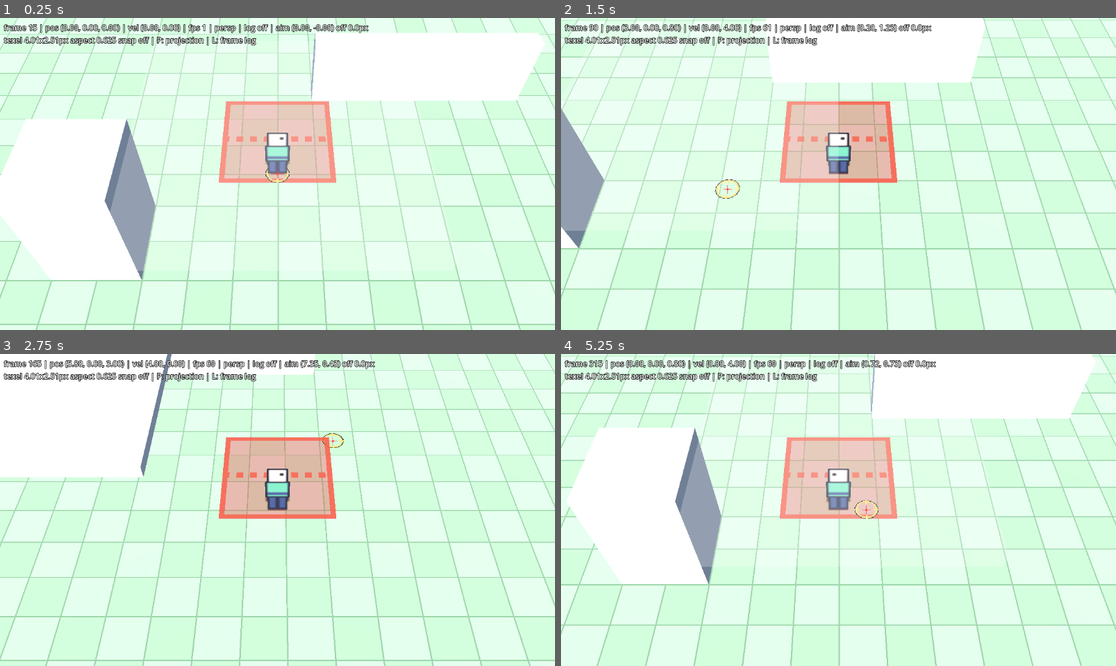
Above: before the commit, frames 1-4 (two rows, left to right).
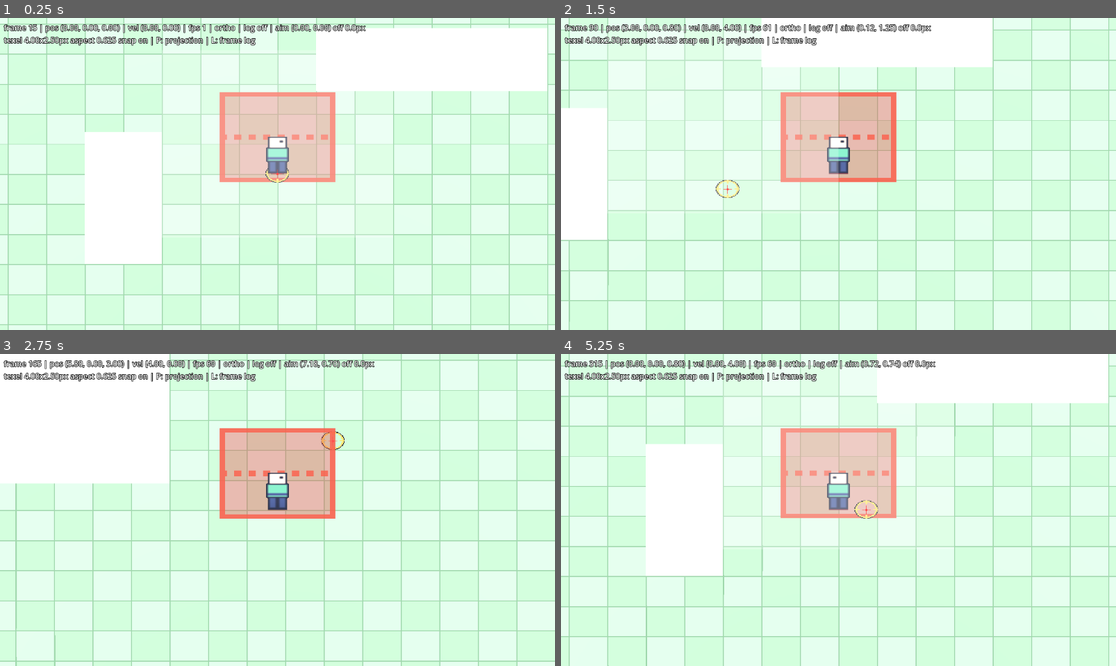
Above: after the commit, the same moments.

Repository: Duzng510/hd2d-adventure
Game: Godot game, scene res://scenes/phase_a/phase_a_playground.tscn
Two runs of this game, one before a commit and one after it. Both use one fixed random seed, a clock stepped at 60 frames per second and the inputs below.
Inputs (mouse positions are in pixels of both pictures, inside the frame that each line leads up to):
- Up to frame 1 (0.25 s): no input
- Up to frame 2 (1.5 s): tap Enter at 0.5 s; move the mouse to (960, 158) at 0.52 s; hold D (move_right) 0.53-1.28 s; move the mouse to (727, 189) at 1.27 s; hold S (move_down) from 1.28 s (still down)
- Up to frame 3 (2.75 s): move the mouse to (333, 441) at 2.02 s; release S (move_down) at 2.03 s; hold D (move_right) from 2.03 s (still down)
- Up to frame 4 (5.25 s): move the mouse to (810, 572) at 2.77 s; release D (move_right) at 2.78 s; hold W (move_up) 2.78-3.53 s; move the mouse to (1005, 556) at 3.52 s; hold A (move_left) 3.53-5.03 s; move the mouse to (672, 463) at 4.27 s; move the mouse to (866, 510) at 5.02 s; hold S (move_down) from 5.03 s (still down)

The runs differ from the first frame. In frame 1, 22% of the frame differs, in the area x 0-100%, y 0-100%; in frame 2, 17%; in frame 3, 14%; in frame 4, 21%.

Commit message:
T-007 Lock pixel grid with ortho scale 4, camera snap and sprite snap
- D-007/D-008 Accepted per user choice "Ortho + giu FIXED_Y": ortho
  texel_scale 4 derives size from viewport height; FIXED_Y kept, texel
  law amended to fixed density 4.000x2.499 px (aspect 0.6247).
- Camera snaps to whole pixels with a fixed basis; sprite gets a
  visual-only snap (logic position continuous), camera settles first
  via process_priority = -1.
- Capture metric corrected to measure the snapped sprite position, not
  the logic origin; mask now centered on sprite (covers reticle).
- Evidence: anchor_dev = sprite_dev = 0.0000, residual 0 px with full
  package; nosnap controls still crawl (fail-first preserved).
- Validation: L1 x3 exit 0; L2 exit 0; L3 test_pixel_grid exit 0
  (negative fixture exit 1); capture 7 configs exit 0; images reviewed.

Diff:
--- /dev/null
+++ b/docs/phase-a/evidence/pixel_t007/pixel_log.csv
@@ -0,0 +1,169 @@
+config,frame,ppu,texel_w,texel_h,aspect,engine_texel_w,anchor_fx,anchor_fy,sprite_fx,sprite_fy,cam_x,cam_z
+persp_nosnap,0,89.1576,4.4579,2.7848,0.6247,4.0618,0.9792,0.1363,0.0000,0.1580,0.0667,8.0000
+persp_nosnap,1,89.1576,4.4579,2.7848,0.6247,4.0616,0.5638,0.1363,0.0000,0.1580,0.1333,8.0000
+persp_nosnap,2,89.1576,4.4579,2.7848,0.6247,4.0616,0.1483,0.1363,0.0000,0.1580,0.2000,8.0000
+persp_nosnap,3,89.1576,4.4579,2.7848,0.6247,4.0616,0.7328,0.1363,0.0000,0.1580,0.2667,8.0000
+persp_nosnap,4,89.1576,4.4579,2.7848,0.6247,4.0616,0.3173,0.1363,0.0000,0.1580,0.3333,8.0000
+persp_nosnap,5,89.1576,4.4579,2.7848,0.6247,4.0616,0.9017,0.1363,0.0000,0.1580,0.4000,8.0000
+persp_nosnap,6,89.1576,4.4579,2.7848,0.6247,4.0616,0.4863,0.1363,0.0000,0.1580,0.4667,8.0000
+persp_nosnap,7,89.1576,4.4579,2.7848,0.6247,4.0616,0.0708,0.1363,0.0000,0.1580,0.5333,8.0000
+persp_nosnap,8,89.1576,4.4579,2.7848,0.6247,4.0618,0.6553,0.1363,0.0000,0.1580,0.6000,8.0000
+persp_nosnap,9,89.1576,4.4579,2.7848,0.6247,4.0615,0.2399,0.1363,0.0000,0.1580,0.6667,8.0000
+persp_nosnap,10,89.1576,4.4579,2.7848,0.6247,4.0616,0.8243,0.1363,0.0000,0.1580,0.7333,8.0000
+persp_nosnap,11,89.1576,4.4579,2.7848,0.6247,4.0616,0.4088,0.1363,0.0000,0.1580,0.8000,8.0000
+persp_nosnap,12,89.1576,4.4579,2.7848,0.6247,4.0616,0.9933,0.1363,0.0000,0.1580,0.8667,8.0000
+persp_nosnap,13,89.1576,4.4579,2.7848,0.6247,4.0615,0.5779,0.1363,0.0000,0.1580,0.9333,8.0000
+persp_nosnap,14,89.1576,4.4579,2.7848,0.6247,4.0616,0.1624,0.1363,0.0000,0.1580,1.0000,8.0000
+persp_nosnap,15,89.1576,4.4579,2.7848,0.6247,4.0616,0.7468,0.1363,0.0000,0.1580,1.0667,8.0000
+persp_nosnap,16,89.1576,4.4579,2.7848,0.6247,4.0616,0.3313,0.1363,0.0000,0.1580,1.1333,8.0000
+persp_nosnap,17,89.1576,4.4579,2.7848,0.6247,4.0616,0.9158,0.1363,0.0000,0.1580,1.2000,8.0000
+persp_nosnap,18,89.1576,4.4579,2.7848,0.6247,4.0615,0.5004,0.1363,0.0000,0.1580,1.2667,8.0000
+persp_nosnap,19,89.1576,4.4579,2.7848,0.6247,4.0616,0.0848,0.1363,0.0000,0.1580,1.3333,8.0000
+persp_nosnap,20,89.1576,4.4579,2.7848,0.6247,4.0616,0.6693,0.1363,0.0000,0.1580,1.4000,8.0000
+persp_nosnap,21,89.1576,4.4579,2.7848,0.6247,4.0616,0.2538,0.1363,0.0000,0.1580,1.4667,8.0000
+persp_nosnap,22,89.1576,4.4579,2.7848,0.6247,4.0616,0.8383,0.1363,0.0000,0.1580,1.5333,8.0000
+persp_nosnap,23,89.1576,4.4579,2.7848,0.6247,4.0616,0.4229,0.1363,0.0000,0.1580,1.6000,8.0000
+persp_snap,0,89.1576,4.4579,2.7848,0.6247,4.0616,0.9281,0.1362,0.9410,0.1580,0.0673,8.0000
+persp_snap,1,89.1576,4.4579,2.7848,0.6247,4.0616,0.4615,0.1362,0.8819,0.1580,0.1346,8.0000
+persp_snap,2,89.1576,4.4579,2.7848,0.6247,4.0616,0.9949,0.1362,0.8229,0.1580,0.2019,8.0000
+persp_snap,3,89.1576,4.4579,2.7848,0.6247,4.0615,0.5282,0.1362,0.7639,0.1580,0.2692,8.0000
+persp_snap,4,89.1576,4.4579,2.7848,0.6247,4.0616,0.0615,0.1362,0.7048,0.1580,0.3365,8.0000
+persp_snap,5,89.1576,4.4579,2.7848,0.6247,4.0616,0.5948,0.1362,0.6458,0.1580,0.4038,8.0000
+persp_snap,6,89.1576,4.4579,2.7848,0.6247,4.0616,0.1282,0.1362,0.5867,0.1580,0.4711,8.0000
+persp_snap,7,89.1576,4.4579,2.7848,0.6247,4.0616,0.6615,0.1362,0.5276,0.1580,0.5384,8.0000
+persp_snap,8,89.1576,4.4579,2.7848,0.6247,4.0616,0.1060,0.1362,0.5199,0.1580,0.5945,8.0000
+persp_snap,9,89.1576,4.4579,2.7848,0.6247,4.0618,0.6392,0.1362,0.4609,0.1580,0.6617,8.0000
+persp_snap,10,89.1576,4.4579,2.7848,0.6247,4.0616,0.1726,0.1362,0.4019,0.1580,0.7290,8.0000
+persp_snap,11,89.1576,4.4579,2.7848,0.6247,4.0616,0.7059,0.1362,0.3428,0.1580,0.7963,8.0000
+persp_snap,12,89.1576,4.4579,2.7848,0.6247,4.0616,0.2393,0.1362,0.2838,0.1580,0.8636,8.0000
+persp_snap,13,89.1576,4.4579,2.7848,0.6247,4.0616,0.7726,0.1362,0.2247,0.1580,0.9309,8.0000
+persp_snap,14,89.1576,4.4579,2.7848,0.6247,4.0616,0.3059,0.1362,0.1656,0.1580,0.9982,8.0000
+persp_snap,15,89.1576,4.4579,2.7848,0.6247,4.0616,0.8392,0.1362,0.1066,0.1580,1.0655,8.0000
+persp_snap,16,89.1576,4.4579,2.7848,0.6247,4.0616,0.3726,0.1362,0.0476,0.1580,1.1328,8.0000
+persp_snap,17,89.1576,4.4579,2.7848,0.6247,4.0616,0.9059,0.1362,0.9885,0.1580,1.2001,8.0000
+persp_snap,18,89.1576,4.4579,2.7848,0.6247,4.0615,0.4393,0.1362,0.9295,0.1580,1.2674,8.0000
+persp_snap,19,89.1576,4.4579,2.7848,0.6247,4.0616,0.9726,0.1362,0.8705,0.1580,1.3347,8.0000
+persp_snap,20,89.1576,4.4579,2.7848,0.6247,4.0617,0.5059,0.1362,0.8115,0.1580,1.4020,8.0000
+persp_snap,21,89.1576,4.4579,2.7848,0.6247,4.0616,0.0392,0.1362,0.7524,0.1580,1.4693,8.0000
+persp_snap,22,89.1576,4.4579,2.7848,0.6247,4.0616,0.5726,0.1362,0.6934,0.1580,1.5366,8.0000
+persp_snap,23,89.1576,4.4579,2.7848,0.6247,4.0616,0.1059,0.1362,0.6343,0.1580,1.6039,8.0000
+ortho10_nosnap,0,72.0000,3.6000,2.2489,0.6247,3.6001,0.2000,0.5549,0.0000,0.0176,0.0667,8.0000
+ortho10_nosnap,1,72.0000,3.6000,2.2489,0.6247,3.6000,0.4000,0.5549,0.0000,0.0176,0.1333,8.0000
+ortho10_nosnap,2,72.0000,3.6000,2.2489,0.6247,3.6001,0.6000,0.5549,0.0000,0.0176,0.2000,8.0000
+ortho10_nosnap,3,72.0000,3.6000,2.2489,0.6247,3.6000,0.8000,0.5549,0.0000,0.0176,0.2667,8.0000
+ortho10_nosnap,4,72.0000,3.6000,2.2489,0.6247,3.6000,0.0000,0.5549,0.0000,0.0176,0.3333,8.0000
+ortho10_nosnap,5,72.0000,3.6000,2.2489,0.6247,3.6001,0.2000,0.5549,0.0000,0.0176,0.4000,8.0000
+ortho10_nosnap,6,72.0000,3.6000,2.2489,0.6247,3.6000,0.4000,0.5549,0.0000,0.0176,0.4667,8.0000
+ortho10_nosnap,7,72.0000,3.6000,2.2489,0.6247,3.6000,0.6000,0.5549,0.0000,0.0176,0.5333,8.0000
+ortho10_nosnap,8,72.0000,3.6000,2.2489,0.6247,3.6000,0.8000,0.5549,0.0000,0.0176,0.6000,8.0000
+ortho10_nosnap,9,72.0000,3.6000,2.2489,0.6247,3.6000,0.0000,0.5549,0.0000,0.0176,0.6667,8.0000
+ortho10_nosnap,10,72.0000,3.6000,2.2489,0.6247,3.6000,0.2000,0.5549,0.0000,0.0176,0.7333,8.0000
+ortho10_nosnap,11,72.0000,3.6000,2.2489,0.6247,3.6000,0.4000,0.5549,0.0000,0.0176,0.8000,8.0000
+ortho10_nosnap,12,72.0000,3.6000,2.2489,0.6247,3.6000,0.6000,0.5549,0.0000,0.0176,0.8667,8.0000
+ortho10_nosnap,13,72.0000,3.6000,2.2489,0.6247,3.6000,0.8000,0.5549,0.0000,0.0176,0.9333,8.0000
+ortho10_nosnap,14,72.0000,3.6000,2.2489,0.6247,3.6000,0.0000,0.5549,0.0000,0.0176,1.0000,8.0000
+ortho10_nosnap,15,72.0000,3.6000,2.2489,0.6247,3.6000,0.2000,0.5549,0.0000,0.0176,1.0667,8.0000
+ortho10_nosnap,16,72.0000,3.6000,2.2489,0.6247,3.6000,0.4000,0.5549,0.0000,0.0176,1.1333,8.0000
+ortho10_nosnap,17,72.0000,3.6000,2.2489,0.6247,3.6000,0.6000,0.5549,0.0000,0.0176,1.2000,8.0000
+ortho10_nosnap,18,72.0000,3.6000,2.2489,0.6247,3.6000,0.8000,0.5549,0.0000,0.0176,1.2667,8.0000
+ortho10_nosnap,19,72.0000,3.6000,2.2489,0.6247,3.6000,0.0000,0.5549,0.0000,0.0176,1.3333,8.0000
+ortho10_nosnap,20,72.0000,3.6000,2.2489,0.6247,3.6000,0.2000,0.5549,0.0000,0.0176,1.4000,8.0000
+ortho10_nosnap,21,72.0000,3.6000,2.2489,0.6247,3.6000,0.4000,0.5549,0.0000,0.0176,1.4667,8.0000
+ortho10_nosnap,22,72.0000,3.6000,2.2489,0.6247,3.6000,0.6000,0.5549,0.0000,0.0176,1.5333,8.0000
+ortho10_nosnap,23,72.0000,3.6000,2.2489,0.6247,3.6000,0.8000,0.5549,0.0000,0.0176,1.6000,8.0000
+ortho10_snap,0,72.0000,3.6000,2.2489,0.6247,3.6000,0.0000,0.5549,0.8000,0.0176,0.0694,8.0000
+ortho10_snap,1,72.0000,3.6000,2.2489,0.6247,3.6000,0.0000,0.5549,0.6000,0.0176,0.1389,8.0000
+ortho10_snap,2,72.0000,3.6000,2.2489,0.6247,3.6000,0.0000,0.5549,0.4000,0.0176,0.1944,8.0000
+ortho10_snap,3,72.0000,3.6000,2.2489,0.6247,3.6000,0.0000,0.5549,0.2000,0.0176,0.2639,8.0000
+ortho10_snap,4,72.0000,3.6000,2.2489,0.6247,3.6000,0.0000,0.5549,0.0000,0.0176,0.3333,8.0000
+ortho10_snap,5,72.0000,3.6000,2.2489,0.6247,3.6000,0.0000,0.5549,0.8000,0.0176,0.4028,8.0000
+ortho10_snap,6,72.0000,3.6000,2.2489,0.6247,3.6000,0.0000,0.5549,0.6000,0.0176,0.4722,8.0000
+ortho10_snap,7,72.0000,3.6000,2.2489,0.6247,3.6000,0.0000,0.5549,0.4000,0.0176,0.5278,8.0000
+ortho10_snap,8,72.0000,3.6000,2.2489,0.6247,3.6000,0.0000,0.5549,0.2000,0.0176,0.5972,8.0000
+ortho10_snap,9,72.0000,3.6000,2.2489,0.6247,3.6000,0.0000,0.5549,0.0000,0.0176,0.6667,8.0000
+ortho10_snap,10,72.0000,3.6000,2.2489,0.6247,3.6000,0.0000,0.5549,0.8000,0.0176,0.7361,8.0000
+ortho10_snap,11,72.0000,3.6000,2.2489,0.6247,3.6000,0.0000,0.5549,0.6000,0.0176,0.8056,8.0000
+ortho10_snap,12,72.0000,3.6000,2.2489,0.6247,3.6000,0.0000,0.5549,0.4000,0.0176,0.8611,8.0000
+ortho10_snap,13,72.0000,3.6000,2.2489,0.6247,3.6000,0.0000,0.5549,0.2000,0.0176,0.9306,8.0000
+ortho10_snap,14,72.0000,3.6000,2.2489,0.6247,3.6000,0.0000,0.5549,0.0000,0.0176,1.0000,8.0000
+ortho10_snap,15,72.0000,3.6000,2.2489,0.6247,3.6000,0.9999,0.5549,0.8000,0.0176,1.0694,8.0000
+ortho10_snap,16,72.0000,3.6000,2.2489,0.6247,3.6000,0.0000,0.5549,0.6000,0.0176,1.1389,8.0000
+ortho10_snap,17,72.0000,3.6000,2.2489,0.6247,3.6000,0.0000,0.5549,0.4000,0.0176,1.1944,8.0000
+ortho10_snap,18,72.0000,3.6000,2.2489,0.6247,3.6000,0.0000,0.5549,0.2000,0.0176,1.2639,8.0000
+ortho10_snap,19,72.0000,3.6000,2.2489,0.6247,3.6000,0.0000,0.5549,0.0000,0.0176,1.3333,8.0000
+ortho10_snap,20,72.0000,3.6000,2.2489,0.6247,3.6000,0.0000,0.5549,0.8000,0.0176,1.4028,8.0000
+ortho10_snap,21,72.0000,3.6000,2.2489,0.6247,3.6000,0.0000,0.5549,0.6000,0.0176,1.4722,8.0000
+ortho10_snap,22,72.0000,3.6000,2.2489,0.6247,3.6000,0.0000,0.5549,0.4000,0.0176,1.5278,8.0000
+ortho10_snap,23,72.0000,3.6000,2.2489,0.6247,3.6000,0.0000,0.5549,0.2000,0.0176,1.5972,8.0000
+ortho9_nosnap,0,80.0000,4.0000,2.4988,0.6247,4.0001,0.6666,0.0610,0.0000,0.0195,0.0667,8.0000
+ortho9_nosnap,1,80.0000,4.0000,2.4988,0.6247,4.0000,0.3334,0.0610,0.0000,0.0195,0.1333,8.0000
+ortho9_nosnap,2,80.0000,4.0000,2.4988,0.6247,4.0000,0.0000,0.0610,0.0000,0.0195,0.2000,8.0000
+ortho9_nosnap,3,80.0000,4.0000,2.4988,0.6247,4.0000,0.6666,0.0610,0.0000,0.0195,0.2667,8.0000
+ortho9_nosnap,4,80.0000,4.0000,2.4988,0.6247,4.0000,0.3334,0.0610,0.0000,0.0195,0.3333,8.0000
+ortho9_nosnap,5,80.0000,4.0000,2.4988,0.6247,4.0000,0.0000,0.0610,0.0000,0.0195,0.4000,8.0000
+ortho9_nosnap,6,80.0000,4.0000,2.4988,0.6247,4.0000,0.6666,0.0610,0.0000,0.0195,0.4667,8.0000
+ortho9_nosnap,7,80.0000,4.0000,2.4988,0.6247,4.0000,0.3334,0.0610,0.0000,0.0195,0.5333,8.0000
+ortho9_nosnap,8,80.0000,4.0000,2.4988,0.6247,4.0000,0.0000,0.0610,0.0000,0.0195,0.6000,8.0000
+ortho9_nosnap,9,80.0000,4.0000,2.4988,0.6247,4.0001,0.6666,0.0610,0.0000,0.0195,0.6667,8.0000
+ortho9_nosnap,10,80.0000,4.0000,2.4988,0.6247,4.0001,0.3333,0.0610,0.0000,0.0195,0.7333,8.0000
+ortho9_nosnap,11,80.0000,4.0000,2.4988,0.6247,4.0000,0.0000,0.0610,0.0000,0.0195,0.8000,8.0000
+ortho9_nosnap,12,80.0000,4.0000,2.4988,0.6247,4.0000,0.6666,0.0610,0.0000,0.0195,0.8667,8.0000
+ortho9_nosnap,13,80.0000,4.0000,2.4988,0.6247,4.0000,0.3334,0.0610,0.0000,0.0195,0.9333,8.0000
+ortho9_nosnap,14,80.0000,4.0000,2.4988,0.6247,4.0000,0.0000,0.0610,0.0000,0.0195,1.0000,8.0000
+ortho9_nosnap,15,80.0000,4.0000,2.4988,0.6247,4.0001,0.6666,0.0610,0.0000,0.0195,1.0667,8.0000
+ortho9_nosnap,16,80.0000,4.0000,2.4988,0.6247,4.0000,0.3334,0.0610,0.0000,0.0195,1.1333,8.0000
+ortho9_nosnap,17,80.0000,4.0000,2.4988,0.6247,4.0000,0.0000,0.0610,0.0000,0.0195,1.2000,8.0000
+ortho9_nosnap,18,80.0000,4.0000,2.4988,0.6247,4.0001,0.6666,0.0610,0.0000,0.0195,1.2667,8.0000
+ortho9_nosnap,19,80.0000,4.0000,2.4988,0.6247,4.0000,0.3333,0.0610,0.0000,0.0195,1.3333,8.0000
+ortho9_nosnap,20,80.0000,4.0000,2.4988,0.6247,4.0001,0.9999,0.0610,0.0000,0.0195,1.4000,8.0000
+ortho9_nosnap,21,80.0000,4.0000,2.4988,0.6247,4.0000,0.6666,0.0610,0.0000,0.0195,1.4667,8.0000
+ortho9_nosnap,22,80.0000,4.0000,2.4988,0.6247,4.0000,0.3333,0.0610,0.0000,0.0195,1.5333,8.0000
+ortho9_nosnap,23,80.0000,4.0000,2.4988,0.6247,4.0000,0.0000,0.0610,0.0000,0.0195,1.6000,8.0000
+ortho9_snap,0,80.0000,4.0000,2.4988,0.6247,4.0000,0.0000,0.0610,0.3333,0.0195,0.0625,8.0000
+ortho9_snap,1,80.0000,4.0000,2.4988,0.6247,4.0000,0.0000,0.0610,0.6667,0.0195,0.1375,8.0000
+ortho9_snap,2,80.0000,4.0000,2.4988,0.6247,4.0000,0.0000,0.0610,0.0000,0.0195,0.2000,8.0000
+ortho9_snap,3,80.0000,4.0000,2.4988,0.6247,4.0000,0.0000,0.0610,0.3333,0.0195,0.2625,8.0000
+ortho9_snap,4,80.0000,4.0000,2.4988,0.6247,4.0000,0.0000,0.0610,0.6667,0.0195,0.3375,8.0000
+ortho9_snap,5,80.0000,4.0000,2.4988,0.6247,4.0000,0.0000,0.0610,0.0000,0.0195,0.4000,8.0000
+ortho9_snap,6,80.0000,4.0000,2.4988,0.6247,4.0000,0.0000,0.0610,0.3333,0.0195,0.4625,8.0000
+ortho9_snap,7,80.0000,4.0000,2.4988,0.6247,4.0000,0.0000,0.0610,0.6667,0.0195,0.5375,8.0000
+ortho9_snap,8,80.0000,4.0000,2.4988,0.6247,4.0000,0.0000,0.0610,0.0000,0.0195,0.6000,8.0000
+ortho9_snap,9,80.0000,4.0000,2.4988,0.6247,4.0000,0.0000,0.0610,0.3333,0.0195,0.6625,8.0000
+ortho9_snap,10,80.0000,4.0000,2.4988,0.6247,4.0000,0.0000,0.0610,0.6667,0.0195,0.7375,8.0000
+ortho9_snap,11,80.0000,4.0000,2.4988,0.6247,4.0000,0.0000,0.0610,0.0000,0.0195,0.8000,8.0000
+ortho9_snap,12,80.0000,4.0000,2.4988,0.6247,4.0000,0.0000,0.0610,0.3333,0.0195,0.8625,8.0000
+ortho9_snap,13,80.0000,4.0000,2.4988,0.6247,4.0000,0.0000,0.0610,0.6667,0.0195,0.9375,8.0000
+ortho9_snap,14,80.0000,4.0000,2.4988,0.6247,4.0000,0.0000,0.0610,0.0000,0.0195,1.0000,8.0000
+ortho9_snap,15,80.0000,4.0000,2.4988,0.6247,4.0000,0.0000,0.0610,0.3333,0.0195,1.0625,8.0000
+ortho9_snap,16,80.0000,4.0000,2.4988,0.6247,4.0000,0.0000,0.0610,0.6667,0.0195,1.1375,8.0000
+ortho9_snap,17,80.0000,4.0000,2.4988,0.6247,4.0000,0.0000,0.0610,0.0000,0.0195,1.2000,8.0000
+ortho9_snap,18,80.0000,4.0000,2.4988,0.6247,4.0000,0.0000,0.0610,0.3334,0.0195,1.2625,8.0000
+ortho9_snap,19,80.0000,4.0000,2.4988,0.6247,4.0000,0.0000,0.0610,0.6667,0.0195,1.3375,8.0000
+ortho9_snap,20,80.0000,4.0000,2.4988,0.6247,4.0000,0.0000,0.0610,0.0000,0.0195,1.4000,8.0000
+ortho9_snap,21,80.0000,4.0000,2.4988,0.6247,4.0000,0.0000,0.0610,0.3334,0.0195,1.4625,8.0000
+ortho9_snap,22,80.0000,4.0000,2.4988,0.6247,4.0000,0.0000,0.0610,0.6667,0.0195,1.5375,8.0000
+ortho9_snap,23,80.0000,4.0000,2.4988,0.6247,4.0000,0.0000,0.0610,0.0001,0.0195,1.6000,8.0000
+ortho9_snap_spritesnap,0,80.0000,4.0000,2.4988,0.6247,4.0000,0.0000,0.0610,0.0000,0.0000,0.0625,8.0000
+ortho9_snap_spritesnap,1,80.0000,4.0000,2.4988,0.6247,4.0000,0.0000,0.0610,0.0000,0.0000,0.1375,8.0000
+ortho9_snap_spritesnap,2,80.0000,4.0000,2.4988,0.6247,4.0000,0.0000,0.0610,0.0000,0.0000,0.2000,8.0000
+ortho9_snap_spritesnap,3,80.0000,4.0000,2.4988,0.6247,4.0000,0.0000,0.0610,0.0000,0.0000,0.2625,8.0000
+ortho9_snap_spritesnap,4,80.0000,4.0000,2.4988,0.6247,4.0000,0.0000,0.0610,0.0000,0.0000,0.3375,8.0000
+ortho9_snap_spritesnap,5,80.0000,4.0000,2.4988,0.6247,4.0000,0.0000,0.0610,0.0000,0.0000,0.4000,8.0000
+ortho9_snap_spritesnap,6,80.0000,4.0000,2.4988,0.6247,4.0000,0.0000,0.0610,0.0000,0.0000,0.4625,8.0000
+ortho9_snap_spritesnap,7,80.0000,4.0000,2.4988,0.6247,4.0000,0.0000,0.0610,0.0000,0.0000,0.5375,8.0000
+ortho9_snap_spritesnap,8,80.0000,4.0000,2.4988,0.6247,4.0000,0.0000,0.0610,0.0000,0.0000,0.6000,8.0000
+ortho9_snap_spritesnap,9,80.0000,4.0000,2.4988,0.6247,4.0000,0.0000,0.0610,0.0000,0.0000,0.6625,8.0000
+ortho9_snap_spritesnap,10,80.0000,4.0000,2.4988,0.6247,4.0000,0.0000,0.0610,0.0000,0.0000,0.7375,8.0000
+ortho9_snap_spritesnap,11,80.0000,4.0000,2.4988,0.6247,4.0000,0.0000,0.0610,0.0000,0.0000,0.8000,8.0000
+ortho9_snap_spritesnap,12,80.0000,4.0000,2.4988,0.6247,4.0000,0.0000,0.0610,0.0000,0.0000,0.8625,8.0000
+ortho9_snap_spritesnap,13,80.0000,4.0000,2.4988,0.6247,4.0000,0.0000,0.0610,0.0000,0.0000,0.9375,8.0000
+ortho9_snap_spritesnap,14,80.0000,4.0000,2.4988,0.6247,4.0000,0.0000,0.0610,0.0000,0.0000,1.0000,8.0000
+ortho9_snap_spritesnap,15,80.0000,4.0000,2.4988,0.6247,4.0000,0.0000,0.0610,0.0000,0.0000,1.0625,8.0000
+ortho9_snap_spritesnap,16,80.0000,4.0000,2.4988,0.6247,4.0000,0.0000,0.0610,0.0000,0.0000,1.1375,8.0000
+ortho9_snap_spritesnap,17,80.0000,4.0000,2.4988,0.6247,4.0000,0.0000,0.0610,0.0000,0.0000,1.2000,8.0000
+ortho9_snap_spritesnap,18,80.0000,4.0000,2.4988,0.6247,4.0000,0.0000,0.0610,0.0000,0.0000,1.2625,8.0000
+ortho9_snap_spritesnap,19,80.0000,4.0000,2.4988,0.6247,4.0000,0.0000,0.0610,0.0000,0.0000,1.3375,8.0000
+ortho9_snap_spritesnap,20,80.0000,4.0000,2.4988,0.6247,4.0000,0.0000,0.0610,0.0000,0.0000,1.4000,8.0000
+ortho9_snap_spritesnap,21,80.0000,4.0000,2.4988,0.6247,4.0000,0.0000,0.0610,0.0000,0.0000,1.4625,8.0000
+ortho9_snap_spritesnap,22,80.0000,4.0000,2.4988,0.6247,4.0000,0.0000,0.0610,0.0000,0.0000,1.5375,8.0000
+ortho9_snap_spritesnap,23,80.0000,4.0000,2.4988,0.6247,4.0000,0.0000,0.0610,0.0000,0.0000,1.6000,8.0000
--- a/scripts/phase_a/camera_rig.gd
+++ b/scripts/phase_a/camera_rig.gd
@@ -6,18 +6,24 @@
 @export var target_path: NodePath = NodePath("../Player")
 @export var offset: Vector3 = Vector3(0.0, 10.0, 8.0)
 @export var perspective_fov: float = 35.0
+## Manual ortho size, used only when texel_scale <= 0 (comparison mode).
 @export var ortho_size: float = 10.0
 @export var follow_smoothing: float = 0.0
 @export var pixel_size: float = 0.05
-@export var snap_to_pixel: bool = false
+## Integer screen px per texel horizontally; derives ortho size from viewport height.
+@export var texel_scale: int = 4
+@export var snap_to_pixel: bool = true
 
-var mode: ProjectionMode = ProjectionMode.PERSPECTIVE
+var mode: ProjectionMode = ProjectionMode.ORTHOGRAPHIC
 
 var _target: Node3D
 
 
 func _ready() -> void:
+	# Camera must settle before the player's visual snap reads its transform.
+	process_priority = -1
 	_target = get_node(target_path)
+	get_viewport().size_changed.connect(_on_viewport_size_changed)
 	_apply_projection()
 	_update_position(0.0)
 
@@ -42,7 +48,18 @@
 		fov = perspective_fov
 	else:
 		projection = Camera3D.PROJECTION_ORTHOGONAL
-		size = ortho_size
+		size = _ortho_size_for_viewport()
+
+
+func _ortho_size_for_viewport() -> float:
+	if texel_scale <= 0:
+		return ortho_size
+	return PixelGrid.ortho_size_for_scale(get_viewport().get_visible_rect().size.y, pixel_size, texel_scale)
+
+
+func _on_viewport_size_changed() -> void:
+	if mode == ProjectionMode.ORTHOGRAPHIC:
+		size = _ortho_size_for_viewport()
 
 
 func _update_position(delta: float) -> void:
--- a/scripts/phase_a/pixel_capture_driver.gd
+++ b/scripts/phase_a/pixel_capture_driver.gd
@@ -1,14 +1,14 @@
 extends Node
 
-## T-006 pixel-grid + shimmer capture. Run with a real renderer:
+## T-006/T-007 pixel-grid + shimmer capture. Run with a real renderer:
 ## <GODOT> --path . res://scenes/phase_a/capture_pixel.tscn --resolution 1280x720 --fixed-fps 60
 ##
 ## Shimmer metric: translate frame B by the rounded world screen shift and diff
 ## against frame A. Residual changed pixels = sub-pixel crawl (not rigid motion).
 ## HUD and the player/telegraph box are masked out, so the residual is world-only;
-## sprite crawl is measured separately via the player's fractional screen position.
+## sprite crawl is measured separately via the sprite's fractional screen position.
 
-const EVIDENCE_DIR := "res://docs/phase-a/evidence/pixel/"
+const EVIDENCE_DIR := "res://docs/phase-a/evidence/pixel_t007/"
 const ANCHOR := Vector3(6.0, 0.0, -2.0)
 const MOTION_FRAMES := 24
 const GRAB_A := 10
@@ -18,15 +18,17 @@
 const DIFF_THRESHOLD := 8
 
 const CONFIGS := [
-	{"name": "persp_nosnap", "ortho": false, "size": 10.0, "snap": false},
-	{"name": "persp_snap", "ortho": false, "size": 10.0, "snap": true},
-	{"name": "ortho10_nosnap", "ortho": true, "size": 10.0, "snap": false},
-	{"name": "ortho10_snap", "ortho": true, "size": 10.0, "snap": true},
-	{"name": "ortho9_nosnap", "ortho": true, "size": 9.0, "snap": false},
-	{"name": "ortho9_snap", "ortho": true, "size": 9.0, "snap": true},
+	{"name": "persp_nosnap", "ortho": false, "scale": 0, "size": 10.0, "snap": false, "sprite": false},
+	{"name": "persp_snap", "ortho": false, "scale": 0, "size": 10.0, "snap": true, "sprite": false},
+	{"name": "ortho10_nosnap", "ortho": true, "scale": 0, "size": 10.0, "snap": false, "sprite": false},
+	{"name": "ortho10_snap", "ortho": true, "scale": 0, "size": 10.0, "snap": true, "sprite": false},
+	{"name": "ortho9_nosnap", "ortho": true, "scale": 4, "size": 10.0, "snap": false, "sprite": false},
+	{"name": "ortho9_snap", "ortho": true, "scale": 4, "size": 10.0, "snap": true, "sprite": false},
+	{"name": "ortho9_snap_spritesnap", "ortho": true, "scale": 4, "size": 10.0, "snap": true, "sprite": true},
 ]
 
 var _player: PlayerController
+var _sprite: Sprite3D
 var _camera: CameraRig
 var _log: FileAccess
 
@@ -34,9 +36,10 @@
 func _ready() -> void:
 	DirAccess.make_dir_recursive_absolute(EVIDENCE_DIR)
 	_player = get_node("../PhaseAPlayground/Player")
+	_sprite = get_node("../PhaseAPlayground/Player/Sprite3D")
 	_camera = get_node("../PhaseAPlayground/CameraRig")
 	_log = FileAccess.open(EVIDENCE_DIR + "pixel_log.csv", FileAccess.WRITE)
-	_log.store_line("config,frame,ppu,texel_w,texel_h,aspect,engine_texel_w,anchor_fx,anchor_fy,player_fx,player_fy,cam_x,cam_z")
+	_log.store_line("config,frame,ppu,texel_w,texel_h,aspect,engine_texel_w,anchor_fx,anchor_fy,sprite_fx,sprite_fy,cam_x,cam_z")
 	_run()
 
 
@@ -44,13 +47,15 @@
 	for cfg in CONFIGS:
 		await _capture_config(cfg)
 	_log.close()
-	print("T-006 pixel capture done: %d configs -> %s" % [CONFIGS.size(), EVIDENCE_DIR])
+	print("T-007 pixel capture done: %d configs -> %s" % [CONFIGS.size(), EVIDENCE_DIR])
 	get_tree().quit(0)
 
 
 func _capture_config(cfg: Dictionary) -> void:
+	_camera.texel_scale = cfg.scale
 	_camera.ortho_size = cfg.size
 	_camera.snap_to_pixel = cfg.snap
+	_player.visual_snap = cfg.sprite
 	_camera.apply_mode(CameraRig.ProjectionMode.ORTHOGRAPHIC if cfg.ortho else CameraRig.ProjectionMode.PERSPECTIVE)
 	_release_all()
 	_player.global_position = Vector3.ZERO
@@ -72,7 +77,7 @@
 	for i in MOTION_FRAMES:
 		await _step()
 		var anchor := _camera.unproject_position(ANCHOR)
-		var pscreen := _camera.unproject_position(_player.global_position)
+		var pscreen := _camera.unproject_position(_sprite.global_position)
 		var afrac := _frac(anchor)
 		var pfrac := _frac(pscreen)
 		if i == 0:
@@ -109,7 +114,7 @@
 			residual = _save_residual(prev_img, cur, Vector2i((anchor - prev_anchor).round()), (prev_player + pscreen) * 0.5, cfg.name)
 
 	Input.action_release(&"move_right")
-	print("%s: ppu=%.3f texel=%.3fx%.3f aspect=%.4f | anchor_dev=%.4f,%.4f player_dev=%.4f,%.4f | residual_px=%d" % [
+	print("%s: ppu=%.3f texel=%.3fx%.3f aspect=%.4f | anchor_dev=%.4f,%.4f sprite_dev=%.4f,%.4f | residual_px=%d" % [
 		cfg.name, ppu, texel.x, texel.y, texel.y / texel.x, anchor_dev.x, anchor_dev.y,
 		player_dev.x, player_dev.y, residual,
 	])
--- a/scripts/phase_a/player_controller.gd
+++ b/scripts/phase_a/player_controller.gd
@@ -2,10 +2,19 @@
 extends CharacterBody3D
 
 @export var speed: float = 4.0
+@export var visual_snap: bool = true
+@export var camera_path: NodePath = NodePath("../CameraRig")
 
 var facing: int = 1
 
 @onready var _sprite: Sprite3D = $Sprite3D
+@onready var _camera: CameraRig = get_node(camera_path)
+
+var _sprite_offset := Vector3.ZERO
+
+
+func _ready() -> void:
+	_sprite_offset = _sprite.position
 
 
 func _physics_process(_delta: float) -> void:
@@ -14,3 +23,16 @@
 	facing = MovementModel.compute_facing(input_vector, facing)
 	_sprite.flip_h = facing < 0
 	move_and_slide()
+	_update_sprite_visual()
+
+
+## Keep the sprite's texel grid on whole screen pixels; logic position stays continuous.
+func _update_sprite_visual() -> void:
+	if not visual_snap:
+		_sprite.position = _sprite_offset
+		return
+	var desired := global_position + _sprite_offset
+	var screen := _camera.unproject_position(desired)
+	var d := (screen.round() - screen) / _camera.px_per_unit()
+	var b := _camera.global_transform.basis
+	_sprite.global_position = desired + b.x * d.x - b.y * d.y
Binary file added: docs/phase-a/evidence/pixel_t007/ortho10_nosnap_a.png
Not shown, added: docs/phase-a/evidence/pixel_t007/ortho10_nosnap_a.png.import
Binary file added: docs/phase-a/evidence/pixel_t007/ortho10_nosnap_b.png
Not shown, added: docs/phase-a/evidence/pixel_t007/ortho10_nosnap_b.png.import
Binary file added: docs/phase-a/evidence/pixel_t007/ortho10_nosnap_residual.png
Not shown, added: docs/phase-a/evidence/pixel_t007/ortho10_nosnap_residual.png.import
Binary file added: docs/phase-a/evidence/pixel_t007/ortho10_snap_a.png
Not shown, added: docs/phase-a/evidence/pixel_t007/ortho10_snap_a.png.import
Binary file added: docs/phase-a/evidence/pixel_t007/ortho10_snap_b.png
Not shown, added: docs/phase-a/evidence/pixel_t007/ortho10_snap_b.png.import
Binary file added: docs/phase-a/evidence/pixel_t007/ortho10_snap_residual.png
Not shown, added: docs/phase-a/evidence/pixel_t007/ortho10_snap_residual.png.import
(and 43 more such lines)
